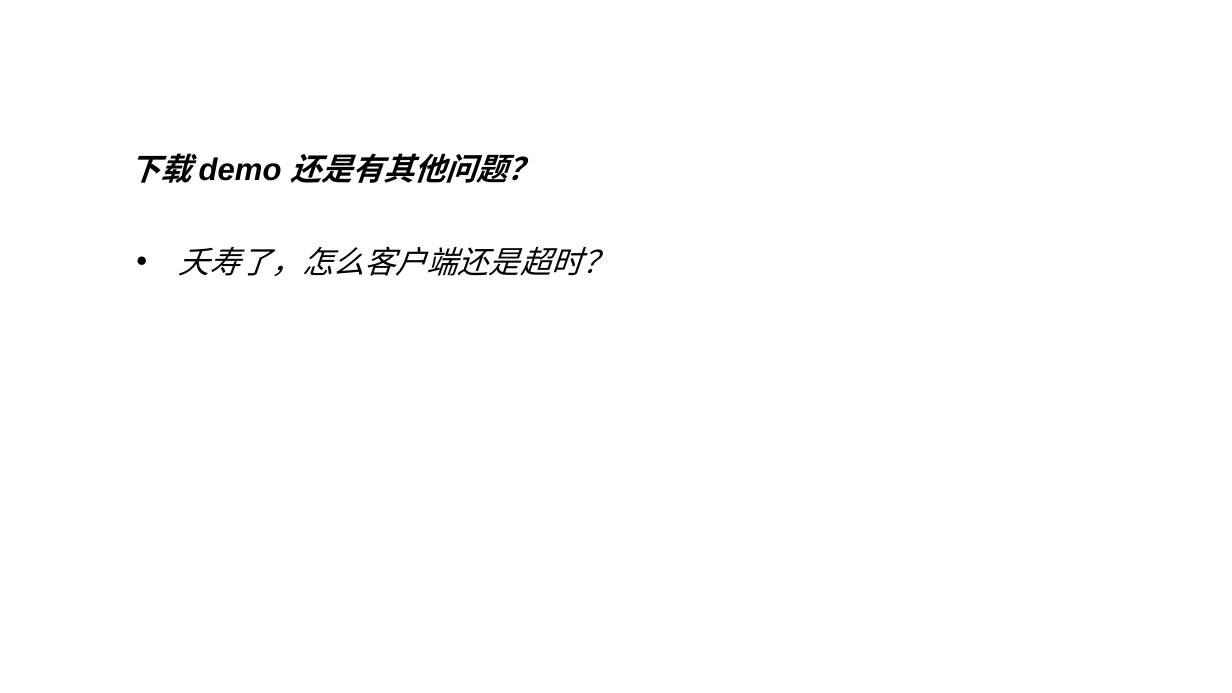
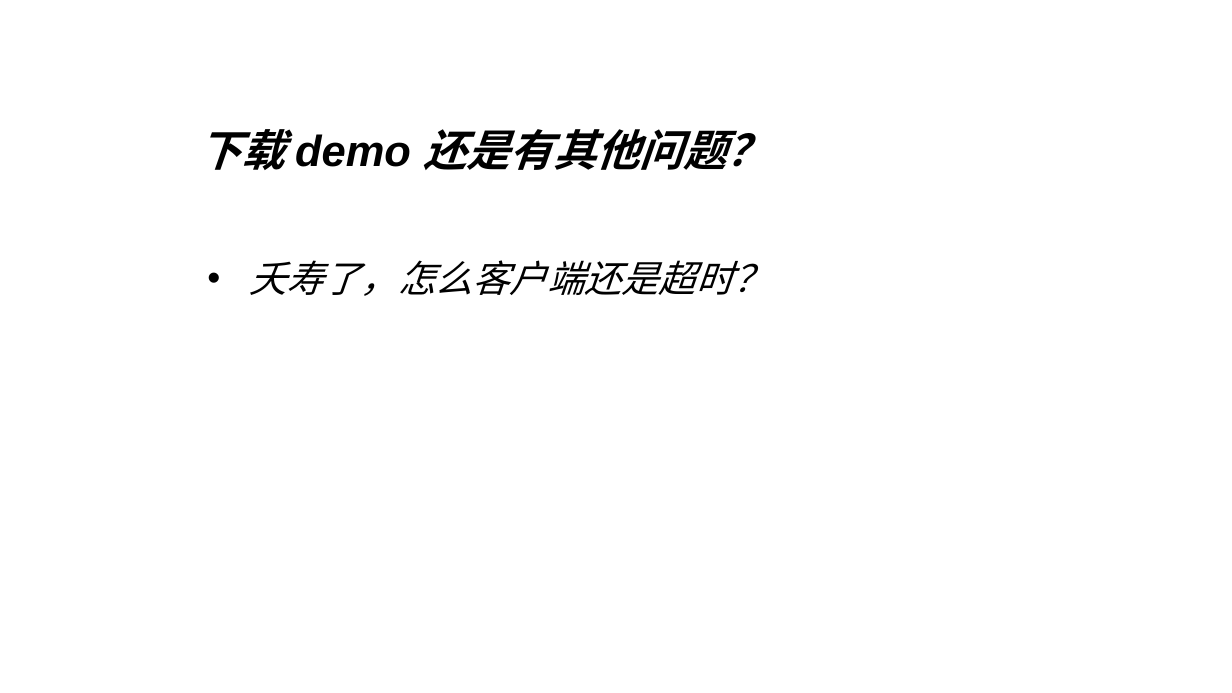
Before and after one commit to KEXUJIAN/stream-demo, a slide deck: slide 23 of stream.ppt (slide 21 before the commit). Drawn at 1232x693 pixels with LibreOffice and Linux fonts; fonts in the diff are those of the drawing. Boxes give left, top, right and bottom in pixels: in the first picture for what was removed or moved away, otherwise in the second. Text is boxed around its words. In the diff, an @@ line names an element or a change of style, - is before the commit and + after.

```diff
--- a/stream.ppt
+++ b/stream.ppt
@@ text "下载 demo 还是有其他问题？": place and size @@
-text "下载 demo 还是有其他问题？" at <box>129,153,539,183</box>
+text "下载 demo 还是有其他问题？" at <box>199,129,770,170</box>
@@ text "下载 demo 还是有其他问题？" at <box>199,129,770,170</box>: size 20 to 28 pt @@
@@ text "夭寿了，怎么客户端还是超时？": place and size @@
-text "夭寿了，怎么客户端还是超时？" at <box>178,246,613,276</box>
+text "夭寿了，怎么客户端还是超时？" at <box>249,260,771,296</box>
@@ text "夭寿了，怎么客户端还是超时？" at <box>249,260,771,296</box>: size 20 to 24 pt @@
```
Also in this commit, not shown: 15 other slides changed, 4 slides added, 2 slides removed, 3 other files.
